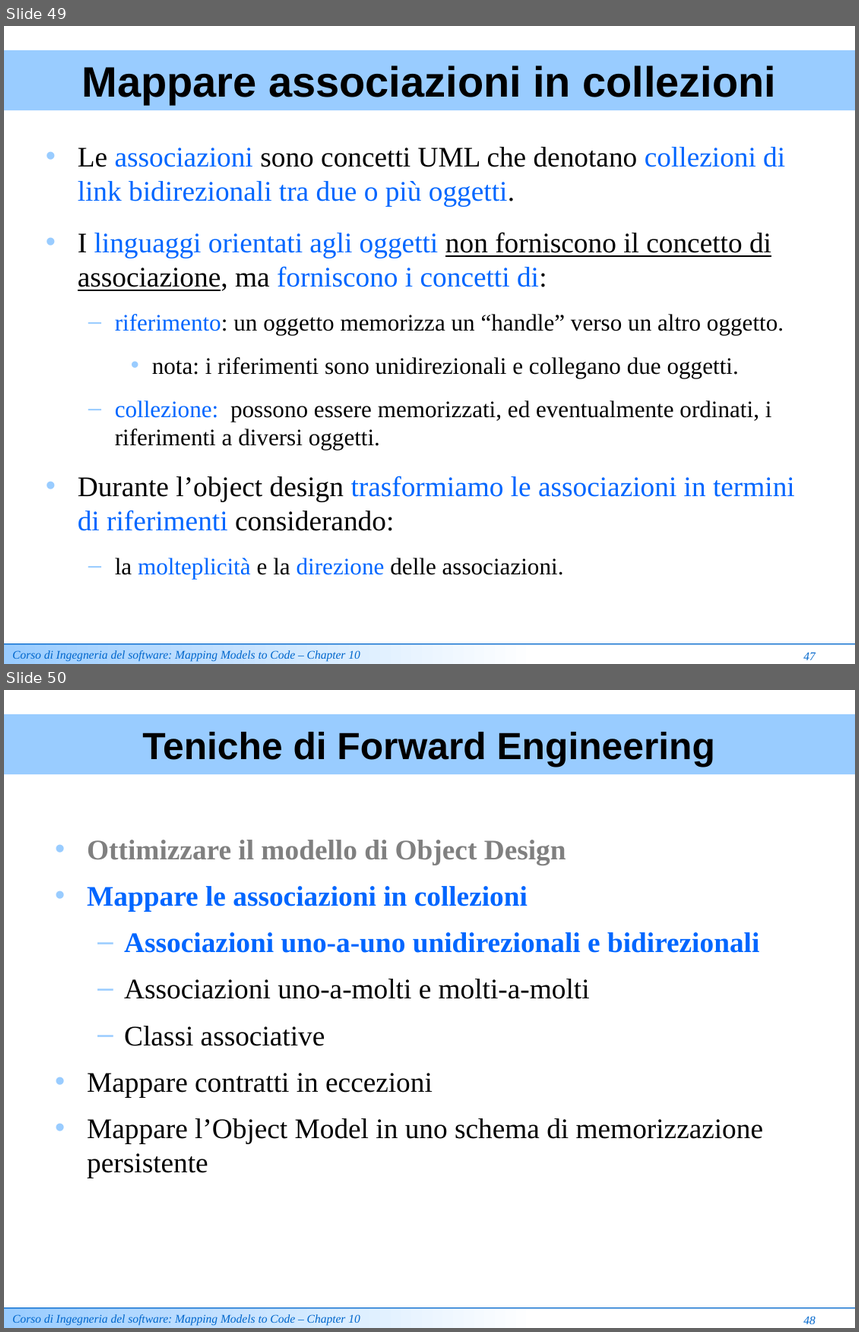
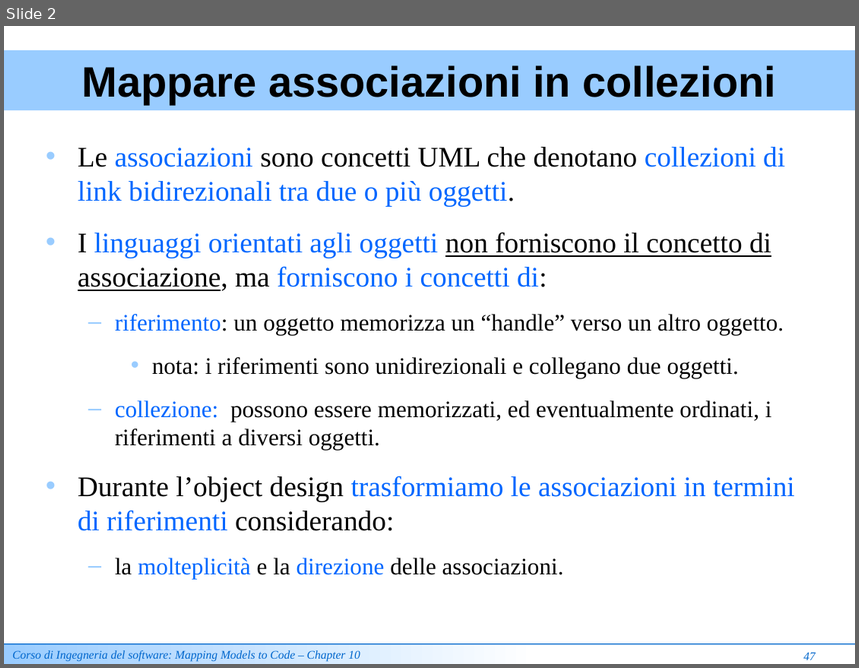
Before and after one commit to ammirate/at-silo, a slide deck: documenti_comuni/Lezione Mapping Models To Code [Review].ppt. Shown one above the other, each under a label of ours: slides 49 and 50 before the commit, slide 2 after it. The pictures are 859x1332 and 859x668 pixels, drawn with LibreOffice and Linux fonts; fonts in the diff are those of the drawing. Boxes give left, top, right and bottom in pixels: in the first picture for what was removed or moved away, otherwise in the second. Text is boxed around its words. In the diff, an @@ line names an element or a change of style, - is before the commit and + after.

```diff
--- a/documenti_comuni/Lezione Mapping Models To Code [Review].ppt
+++ b/documenti_comuni/Lezione Mapping Models To Code [Review].ppt
@@ slide 50 removed at box(4, 690, 855, 1328), background #FFFFFF @@
@@ rectangle removed at box(4, 714, 855, 774) @@
-Teniche di Forward Engineering
@@ text removed at box(87, 840, 763, 1178) @@
-• Ottimizzare il modello di Object Design
-• Mappare le associazioni in collezioni
-  – Associazioni uno-a-uno unidirezionali e bidirezionali
-  – Associazioni uno-a-molti e molti-a-molti
-  – Classi associative
-• Mappare contratti in eccezioni
-• Mappare l’Object Model in uno schema di memorizzazione persistente
@@ rectangle removed at box(4, 1309, 537, 1328) @@
-Corso di Ingegneria del software: Mapping Models to Code – Chapter 10
@@ line removed from (4, 1309) to (855, 1309) @@
@@ text removed at box(804, 1316, 816, 1325) @@
-48
@@ what was slide 49 is now slide 2 @@
```
Also in this commit, not shown: 4 slides changed, 50 other slides removed.
